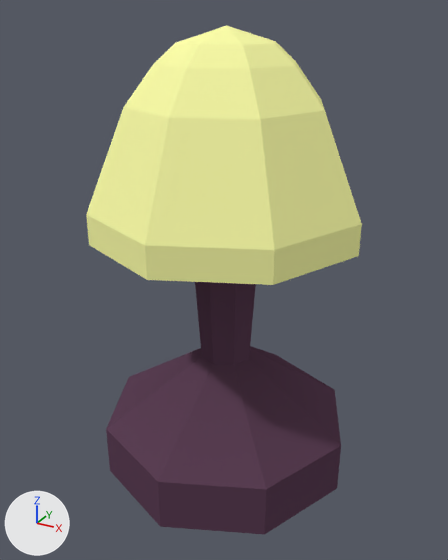
A saved change to the Blender file Javoc/Assets/meshes/complementos/lampara.blend.
Both versions are drawn from a camera (50 mm lens) standing at (0.258, -0.474, 0.296) and looking at (0.0, -0.005, 0.061). The lights are fixed; the arrows at lower left show +X, +Y and +Z.
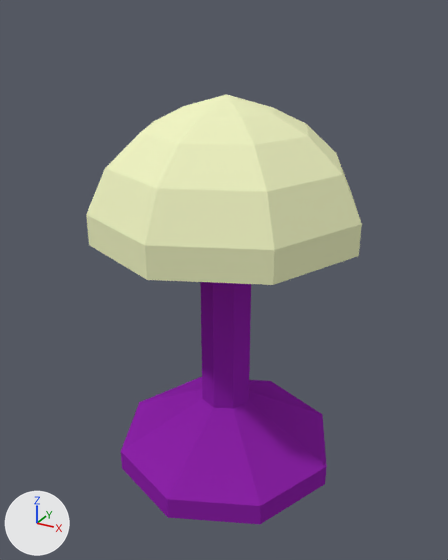
Boxes (x1, y1, x2, y2) around the edits, measured in the pictures (448 x 560 px):
```json
{"object": "Cube", "change": "recoloured, reshaped", "before": [86, 25, 362, 535], "after": [86, 94, 362, 524], "on screen": "16% shorter"}
```

Scene script edits in JSON lines:
```json
{"op": "set", "path": "mat_material.base_color", "old": "(0.107, 0.0514, 0.0906)", "new": "(0.27, 0.0176, 0.402)", "note": "dark purple #5c4055 -> purple #8e24aa"}
{"op": "set", "path": "mat_lampara_umbrella.base_color", "old": "(0.982, 1.0, 0.401)", "new": "(0.871, 0.905, 0.546)", "note": "beige #fdffaa -> beige #f0f4c3"}
{"block": "me_cube", "where": "# used by ob_cube; location = (0.0, 0.0, 0.0); scale = (1.0, 1.0, 1.25)"}
{"op": "remove", "block": "me_cube", "code": "me_cube.from_pydata(...)  # 74 vertices, 76 faces; spans x -0.125..0.125, y -0.125..0.125, z -0.111..0.226"}
{"op": "add", "block": "me_cube", "code": "me_cube.from_pydata(...)  # 74 vertices, 76 faces; spans x -0.125..0.125, y -0.125..0.125, z -0.111..0.183"}
{"block": "me_cube", "change": "me_cube part 1: 57 of 74 vertices moved; they spanned x -0.125..0.125, y -0.125..0.125, z -0.111..0.226 and now span x -0.112..0.113, y -0.112..0.113, z -0.111..0.183; mean shift (0.0, 0.0, -0.02); largest move (0.0, 0.036, 0.117) -> (0.0, 0.025, 0.165)"}
```
